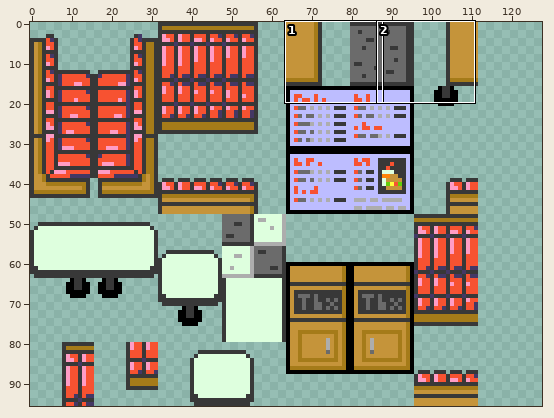
Sprite sheet, stored at Assets/Graphics/Tilesets/Indoor/Restaurant.png. Above, an overview of the earlier version with the close-up marked.
Close-up. As it was:
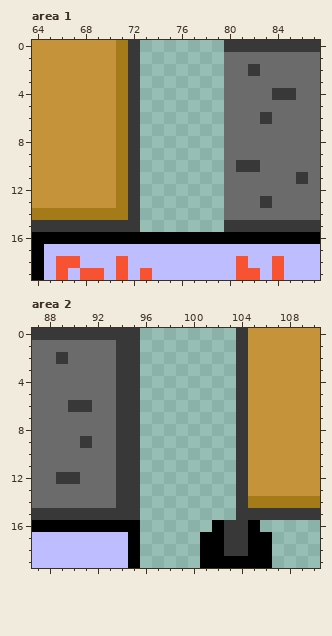
The file is 112x96 pixels. Shown: area 1: x 64..87, y 0..19; area 2: x 87..110, y 0..19. The old version is drawn lined up with the new one, on the new canvas. The commit also changed other parts of the picture, which this record leaves out.
Once edited:
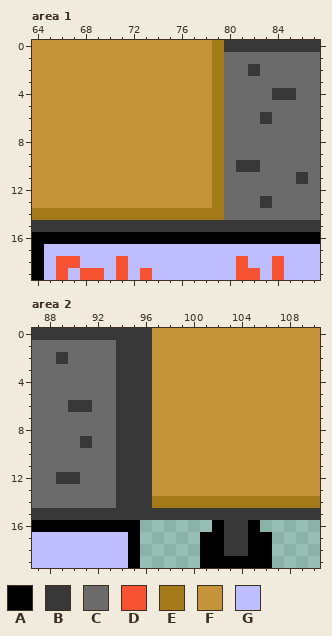
Palette (. is transparent): A #000000  B #383838  C #6b6b6b  D #f75231  E #a57b19  F #c5943a  G #bdbdff
The edit:
canvas 112x96 -> 128x96
Changed rows in their new state; - is an unchanged pixel.
Area 1:
first column x 71:
 0 FFFFFFFFE
 1 FFFFFFFFE
 2 FFFFFFFFE
 3 FFFFFFFFE
 4 FFFFFFFFE
 5 FFFFFFFFE
 6 FFFFFFFFE
 7 FFFFFFFFE
 8 FFFFFFFFE
 9 FFFFFFFFE
10 FFFFFFFFE
11 FFFFFFFFE
12 FFFFFFFFE
13 FFFFFFFFE
14 -EEEEEEEE
15 --BBBBBBB
Area 2:
first column x 96:
 0 BFFFFFFFF
 1 BFFFFFFFF
 2 BFFFFFFFF
 3 BFFFFFFFF
 4 BFFFFFFFF
 5 BFFFFFFFF
 6 BFFFFFFFF
 7 BFFFFFFFF
 8 BFFFFFFFF
 9 BFFFFFFFF
10 BFFFFFFFF
11 BFFFFFFFF
12 BFFFFFFFF
13 BFFFFFFFF
14 BEEEEEEEE
15 BBBBBBBB-
